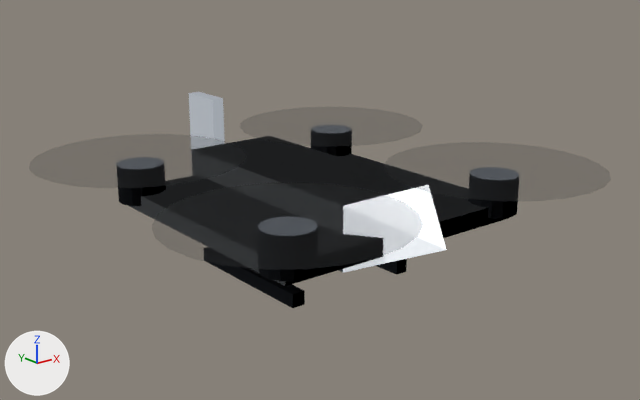
Two versions of the glTF model 3d-mapping/public/models/uav.glb, one commit apart.
Both versions are drawn from a 50 mm camera at (-3.03, -3.85, 1.55) aimed at (0.03, -0.02, 0.02). The lights are fixed; the arrows at lower left show +X, +Y and +Z. The older version comes first.

Objects in the first picture: 'uav'.
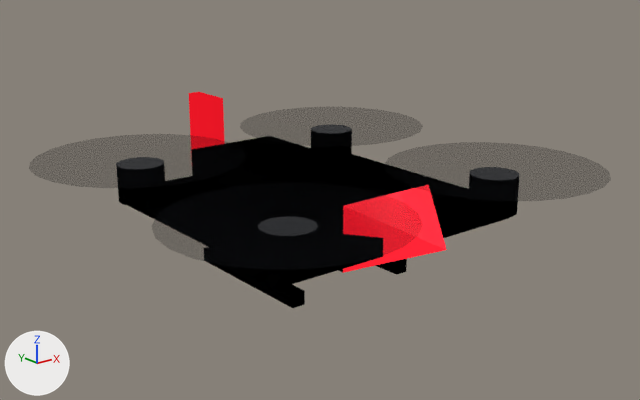
Changed parts and their boxes [x1, y1, x2, y2] in the pictures (640 x 400 px):
'uav', recoloured, surface changed: [29, 92, 611, 308] in both

The edits, one by one:
Material 'shell' (mat_shell) changes colour from white #e5ebf1 to dark grey #242930; in linear values from (0.78, 0.83, 0.88) to (0.018, 0.022, 0.03).
In material 'shell' (mat_shell), metallic goes from 0.25 to 0.72.
In material 'shell' (mat_shell), roughness goes from 0.45 to 0.24.
Material 'accent' (mat_accent) changes colour from white #ffffff to red #f91d35; in linear values from (1.0, 1.0, 1.0) to (0.95, 0.012, 0.035).
In material 'accent' (mat_accent), emission_color goes from (0.35, 0.38, 0.42) (grey #a0a6ad) to (0.8, 0.008, 0.018) (red #e71624).
Material 'dark' (mat_dark) changes colour from grey #696f79 to dark grey #35383f; in linear values from (0.14, 0.16, 0.19) to (0.035, 0.04, 0.05).
Material 'rotor' (mat_rotor) changes colour from white #edf3f9 to grey #6f737c; in linear values from (0.85, 0.9, 0.95) to (0.16, 0.17, 0.2).
In material 'rotor' (mat_rotor), alpha goes from 0.28 to 0.38.
